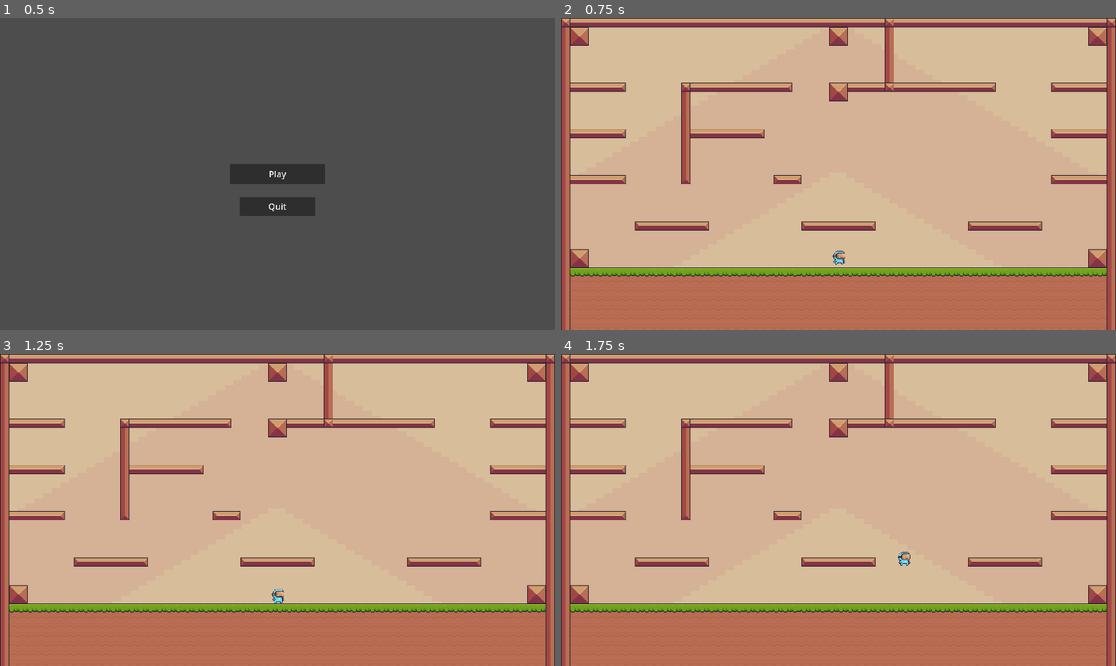
Above: before the commit, frames 1-4 (two rows, left to right).
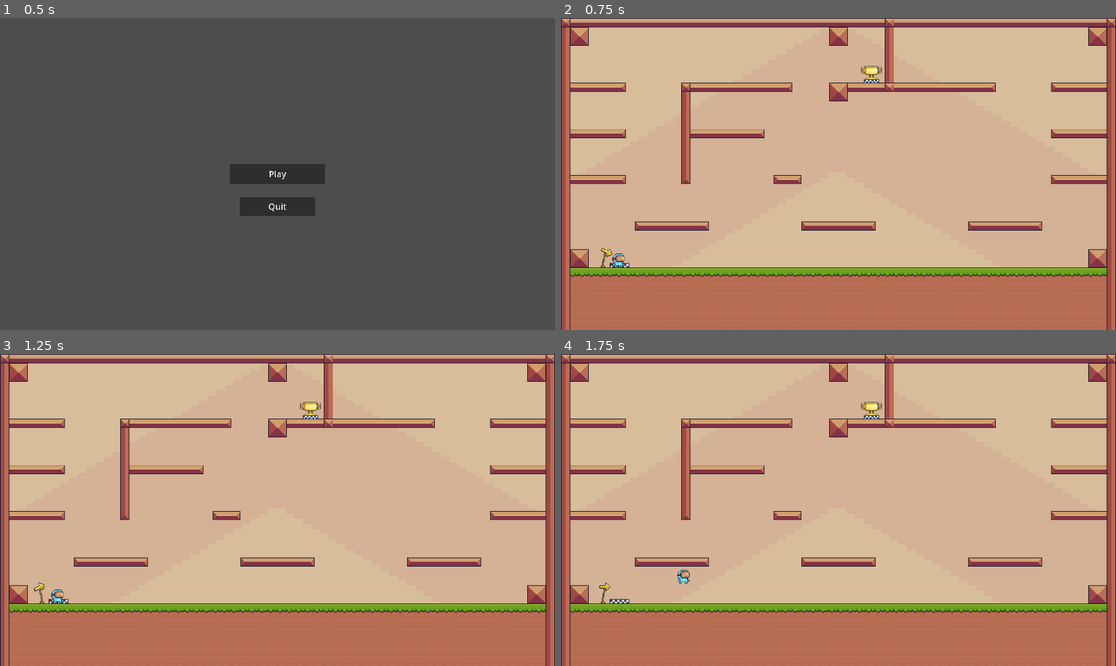
Above: after the commit, the same moments.

Repository: ChoulongTep/Adventure-2D-Godot
Game: Godot game, scene res://Scenes/main_menu_scene.tscn
Two runs of this game, one before a commit and one after it. Both use one fixed random seed, a clock stepped at 60 frames per second and the inputs below.
Inputs:
- Up to frame 1 (0.5 s): no input
- Up to frame 2 (0.75 s): click "Play" at 0.5 s
- Up to frame 3 (1.25 s): no input
- Up to frame 4 (1.75 s): hold D (Right) from 1.28 s (still down); tap Space (Jump) at 1.52 s

Frame 1 is identical in both runs. In frame 2, 0.4% of the frame differs, in the area x 7-58%, y 15-80%; in frame 3, 0.4%; in frame 4, 0.4%, in the area x 6-63%, y 15-80%.

Commit message:
Add some Checkpoint from start to end and learn collision detection

Diff:
--- /dev/null
+++ b/Scenes/end_check_point.tscn
@@ -0,0 +1,200 @@
+[gd_scene load_steps=19 format=3 uid="uid://ijlnu52ifu8m"]
+
+[ext_resource type="Texture2D" uid="uid://brcq2ewgwx6s2" path="res://Assets/Pixal Adventure/Items/Checkpoints/End/End (Idle).png" id="1_8jwjm"]
+[ext_resource type="Script" path="res://Scripts/end_check_point.gd" id="1_nrexr"]
+[ext_resource type="Texture2D" uid="uid://b387ewoojal05" path="res://Assets/Pixal Adventure/Items/Checkpoints/End/End (Pressed) (64x64).png" id="2_qxljj"]
+
+[sub_resource type="AnimationRootNode" id="AnimationRootNode_6uemg"]
+
+[sub_resource type="Animation" id="Animation_d2txk"]
+length = 0.001
+tracks/0/type = "value"
+tracks/0/imported = false
+tracks/0/enabled = true
+tracks/0/path = NodePath("AnimatedSprite2D:animation")
+tracks/0/interp = 1
+tracks/0/loop_wrap = true
+tracks/0/keys = {
+"times": PackedFloat32Array(0),
+"transitions": PackedFloat32Array(1),
+"update": 1,
+"values": [&"default"]
+}
+tracks/1/type = "value"
+tracks/1/imported = false
+tracks/1/enabled = true
+tracks/1/path = NodePath("AnimatedSprite2D:frame")
+tracks/1/interp = 1
+tracks/1/loop_wrap = true
+tracks/1/keys = {
+"times": PackedFloat32Array(0),
+"transitions": PackedFloat32Array(1),
+"update": 1,
+"values": [0]
+}
+
+[sub_resource type="Animation" id="Animation_g3o6b"]
+resource_name = "Win"
+length = 0.8
+loop_mode = 1
+tracks/0/type = "value"
+tracks/0/imported = false
+tracks/0/enabled = true
+tracks/0/path = NodePath("AnimatedSprite2D:animation")
+tracks/0/interp = 1
+tracks/0/loop_wrap = true
+tracks/0/keys = {
+"times": PackedFloat32Array(0),
+"transitions": PackedFloat32Array(1),
+"update": 1,
+"values": [&"default"]
+}
+tracks/1/type = "value"
+tracks/1/imported = false
+tracks/1/enabled = true
+tracks/1/path = NodePath("AnimatedSprite2D:frame")
+tracks/1/interp = 1
+tracks/1/loop_wrap = true
+tracks/1/keys = {
+"times": PackedFloat32Array(0, 0.1, 0.2, 0.3, 0.4, 0.5, 0.6, 0.7),
+"transitions": PackedFloat32Array(1, 1, 1, 1, 1, 1, 1, 1),
+"update": 1,
+"values": [0, 1, 2, 3, 4, 5, 6, 7]
+}
+
+[sub_resource type="Animation" id="Animation_x4d4q"]
+resource_name = "Idle"
+length = 0.1
+loop_mode = 1
+tracks/0/type = "value"
+tracks/0/imported = false
+tracks/0/enabled = true
+tracks/0/path = NodePath("AnimatedSprite2D:animation")
+tracks/0/interp = 1
+tracks/0/loop_wrap = true
+tracks/0/keys = {
+"times": PackedFloat32Array(0),
+"transitions": PackedFloat32Array(1),
+"update": 1,
+"values": [&"Idle"]
+}
+tracks/1/type = "value"
+tracks/1/imported = false
+tracks/1/enabled = true
+tracks/1/path = NodePath("AnimatedSprite2D:frame")
+tracks/1/interp = 1
+tracks/1/loop_wrap = true
+tracks/1/keys = {
+"times": PackedFloat32Array(0),
+"transitions": PackedFloat32Array(1),
+"update": 1,
+"values": [0]
+}
+
+[sub_resource type="AnimationLibrary" id="AnimationLibrary_lg83w"]
+_data = {
+"Idle": SubResource("Animation_x4d4q"),
+"RESET": SubResource("Animation_d2txk"),
+"Win": SubResource("Animation_g3o6b")
+}
+
+[sub_resource type="AtlasTexture" id="AtlasTexture_xvkct"]
+atlas = ExtResource("2_qxljj")
+region = Rect2(0, 0, 64, 64)
+
+[sub_resource type="AtlasTexture" id="AtlasTexture_tdnln"]
+atlas = ExtResource("2_qxljj")
+region = Rect2(64, 0, 64, 64)
+
+[sub_resource type="AtlasTexture" id="AtlasTexture_j77gp"]
+atlas = ExtResource("2_qxljj")
+region = Rect2(128, 0, 64, 64)
+
+[sub_resource type="AtlasTexture" id="AtlasTexture_31e8w"]
+atlas = ExtResource("2_qxljj")
+region = Rect2(192, 0, 64, 64)
+
+[sub_resource type="AtlasTexture" id="AtlasTexture_ejc8u"]
+atlas = ExtResource("2_qxljj")
+region = Rect2(256, 0, 64, 64)
+
+[sub_resource type="AtlasTexture" id="AtlasTexture_ww2mt"]
+atlas = ExtResource("2_qxljj")
+region = Rect2(320, 0, 64, 64)
+
+[sub_resource type="AtlasTexture" id="AtlasTexture_sbc3f"]
+atlas = ExtResource("2_qxljj")
+region = Rect2(384, 0, 64, 64)
+
+[sub_resource type="AtlasTexture" id="AtlasTexture_q3jao"]
+atlas = ExtResource("2_qxljj")
+region = Rect2(448, 0, 64, 64)
+
+[sub_resource type="SpriteFrames" id="SpriteFrames_uoaxr"]
+animations = [{
+"frames": [{
+"duration": 1.0,
+"texture": ExtResource("1_8jwjm")
+}],
+"loop": true,
+"name": &"Idle",
+"speed": 25.0
+}, {
+"frames": [{
+"duration": 1.0,
+"texture": SubResource("AtlasTexture_xvkct")
+}, {
+"duration": 1.0,
+"texture": SubResource("AtlasTexture_tdnln")
+}, {
+"duration": 1.0,
+"texture": SubResource("AtlasTexture_j77gp")
+}, {
+"duration": 1.0,
+"texture": SubResource("AtlasTexture_31e8w")
+}, {
+"duration": 1.0,
+"texture": SubResource("AtlasTexture_ejc8u")
+}, {
+"duration": 1.0,
+"texture": SubResource("AtlasTexture_ww2mt")
+}, {
+"duration": 1.0,
+"texture": SubResource("AtlasTexture_sbc3f")
+}, {
+"duration": 1.0,
+"texture": SubResource("AtlasTexture_q3jao")
+}],
+"loop": true,
+"name": &"default",
+"speed": 5.0
+}]
+
+[sub_resource type="RectangleShape2D" id="RectangleShape2D_lp8d7"]
+size = Vector2(32, 36)
+
+[node name="End_Checkpoint" type="Node2D"]
+position = Vector2(125, 67)
+script = ExtResource("1_nrexr")
+
+[node name="AnimationTree" type="AnimationTree" parent="."]
+tree_root = SubResource("AnimationRootNode_6uemg")
+anim_player = NodePath("../AnimationPlayer")
+
+[node name="AnimationPlayer" type="AnimationPlayer" parent="."]
+autoplay = "Idle"
+libraries = {
+"": SubResource("AnimationLibrary_lg83w")
+}
+
+[node name="AnimatedSprite2D" type="AnimatedSprite2D" parent="."]
+sprite_frames = SubResource("SpriteFrames_uoaxr")
+
+[node name="StaticBody2D" type="StaticBody2D" parent="."]
+
+[node name="CollisionShape2D" type="CollisionShape2D" parent="StaticBody2D"]
+position = Vector2(0, 7)
+shape = SubResource("RectangleShape2D_lp8d7")
+disabled = true
+
+[connection signal="tree_entered" from="StaticBody2D/CollisionShape2D" to="." method="_on_collision_shape_2d_tree_entered"]
--- a/Scenes/check_point.tscn
+++ b/Scenes/start_check_point.tscn
@@ -1,8 +1,70 @@
-[gd_scene load_steps=21 format=3 uid="uid://1flsxc6pb5bj"]
+[gd_scene load_steps=24 format=3 uid="uid://1flsxc6pb5bj"]
 
 [ext_resource type="Texture2D" uid="uid://c8awphl6o6s0w" path="res://Assets/Pixal Adventure/Items/Checkpoints/Start/Start (Moving) (64x64).png" id="1_8wx02"]
 
 [sub_resource type="AnimationRootNode" id="AnimationRootNode_ex5gp"]
+
+[sub_resource type="Animation" id="Animation_amdgj"]
+resource_name = "Idle"
+length = 1.4
+loop_mode = 1
+tracks/0/type = "value"
+tracks/0/imported = false
+tracks/0/enabled = true
+tracks/0/path = NodePath("AnimatedSprite2D:animation")
+tracks/0/interp = 1
+tracks/0/loop_wrap = true
+tracks/0/keys = {
+"times": PackedFloat32Array(0),
+"transitions": PackedFloat32Array(1),
+"update": 1,
+"values": [&"default"]
+}
+tracks/1/type = "value"
+tracks/1/imported = false
+tracks/1/enabled = true
+tracks/1/path = NodePath("AnimatedSprite2D:frame")
+tracks/1/interp = 1
+tracks/1/loop_wrap = true
+tracks/1/keys = {
+"times": PackedFloat32Array(0, 0.1, 0.2, 0.3, 0.4, 0.5, 0.6, 0.7, 0.8, 0.9, 1, 1.1, 1.2, 1.3),
+"transitions": PackedFloat32Array(1, 1, 1, 1, 1, 1, 1, 1, 1, 1, 1, 1, 1, 1),
+"update": 1,
+"values": [0, 1, 4, 5, 6, 7, 8, 9, 10, 11, 12, 13, 15, 16]
+}
+
+[sub_resource type="Animation" id="Animation_hfvbf"]
+length = 0.001
+tracks/0/type = "value"
+tracks/0/imported = false
+tracks/0/enabled = true
+tracks/0/path = NodePath("AnimatedSprite2D:animation")
+tracks/0/interp = 1
+tracks/0/loop_wrap = true
+tracks/0/keys = {
+"times": PackedFloat32Array(0),
+"transitions": PackedFloat32Array(1),
+"update": 1,
+"values": [&"default"]
+}
+tracks/1/type = "value"
+tracks/1/imported = false
+tracks/1/enabled = true
+tracks/1/path = NodePath("AnimatedSprite2D:frame")
+tracks/1/interp = 1
+tracks/1/loop_wrap = true
+tracks/1/keys = {
+"times": PackedFloat32Array(0),
+"transitions": PackedFloat32Array(1),
+"update": 1,
+"values": [0]
+}
+
+[sub_resource type="AnimationLibrary" id="AnimationLibrary_ulj2k"]
+_data = {
+"Idle": SubResource("Animation_amdgj"),
+"RESET": SubResource("Animation_hfvbf")
+}
 
 [sub_resource type="AtlasTexture" id="AtlasTexture_h00k0"]
 atlas = ExtResource("1_8wx02")
@@ -131,14 +193,18 @@
 "speed": 25.0
 }]
 
-[node name="CheckPoint" type="Node2D"]
+[node name="Start_CheckPoint" type="Node2D"]
 
 [node name="AnimationTree" type="AnimationTree" parent="."]
 tree_root = SubResource("AnimationRootNode_ex5gp")
 anim_player = NodePath("../AnimationPlayer")
 
 [node name="AnimationPlayer" type="AnimationPlayer" parent="."]
+autoplay = "Idle"
+speed_scale = 1.2
+libraries = {
+"": SubResource("AnimationLibrary_ulj2k")
+}
 
 [node name="AnimatedSprite2D" type="AnimatedSprite2D" parent="."]
 sprite_frames = SubResource("SpriteFrames_kmxl5")
-frame_progress = 0.728585
--- a/Scenes/world_1.tscn
+++ b/Scenes/world_1.tscn
@@ -1,8 +1,10 @@
-[gd_scene load_steps=6 format=3 uid="uid://w3c2tw2rxpp7"]
+[gd_scene load_steps=8 format=3 uid="uid://w3c2tw2rxpp7"]
 
 [ext_resource type="PackedScene" uid="uid://bi3cb6c3xneeg" path="res://Scenes/player.tscn" id="1_4fidr"]
 [ext_resource type="Texture2D" uid="uid://balbxtxsncfxd" path="res://Assets/Pixal Adventure/Terrain/Terrain (16x16).png" id="2_3cpg1"]
 [ext_resource type="Texture2D" uid="uid://bep801xu3top5" path="res://Assets/Pixal Adventure/Background/Brown.png" id="3_0ohgv"]
+[ext_resource type="PackedScene" uid="uid://1flsxc6pb5bj" path="res://Scenes/start_check_point.tscn" id="4_m413r"]
+[ext_resource type="PackedScene" uid="uid://ijlnu52ifu8m" path="res://Scenes/end_check_point.tscn" id="5_e0vmf"]
 
 [sub_resource type="TileSetAtlasSource" id="TileSetAtlasSource_o5wqu"]
 texture = ExtResource("2_3cpg1")
@@ -541,7 +543,7 @@
 
 [node name="Player" parent="." instance=ExtResource("1_4fidr")]
 z_index = 100
-position = Vector2(1, 68)
+position = Vector2(-381, 87)
 
 [node name="TileMap" type="TileMap" parent="."]
 position = Vector2(0, 8)
@@ -556,3 +558,10 @@
 scale = Vector2(14.9531, 8.89063)
 texture = ExtResource("3_0ohgv")
 metadata/_edit_lock_ = true
+
+[node name="Start_CheckPoint" parent="." instance=ExtResource("4_m413r")]
+position = Vector2(-390, 72)
+
+[node name="End_Checkpoint" parent="." instance=ExtResource("5_e0vmf")]
+position = Vector2(57, -240)
+scale = Vector2(0.76, 0.76)
--- /dev/null
+++ b/Scripts/end_check_point.gd
@@ -0,0 +1,17 @@
+extends Node2D
+
+@onready var Animator : AnimationPlayer = get_node("AnimationPlayer")
+
+var is_Finished : bool = false
+
+func _process(delta):
+	if is_Finished != true:
+		return
+	else:
+		Animator.play("Win")
+
+	print(is_Finished)
+
+func _on_collision_shape_2d_tree_entered():
+	is_Finished = true
+	pass
Not shown, added: Scenes/end8D7.tmp
